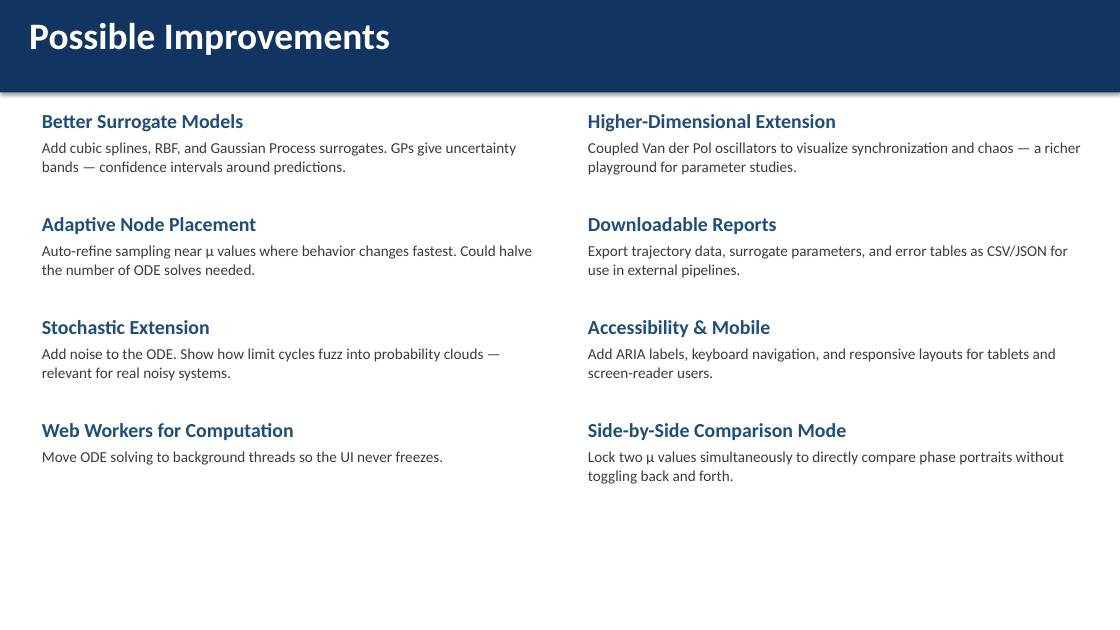
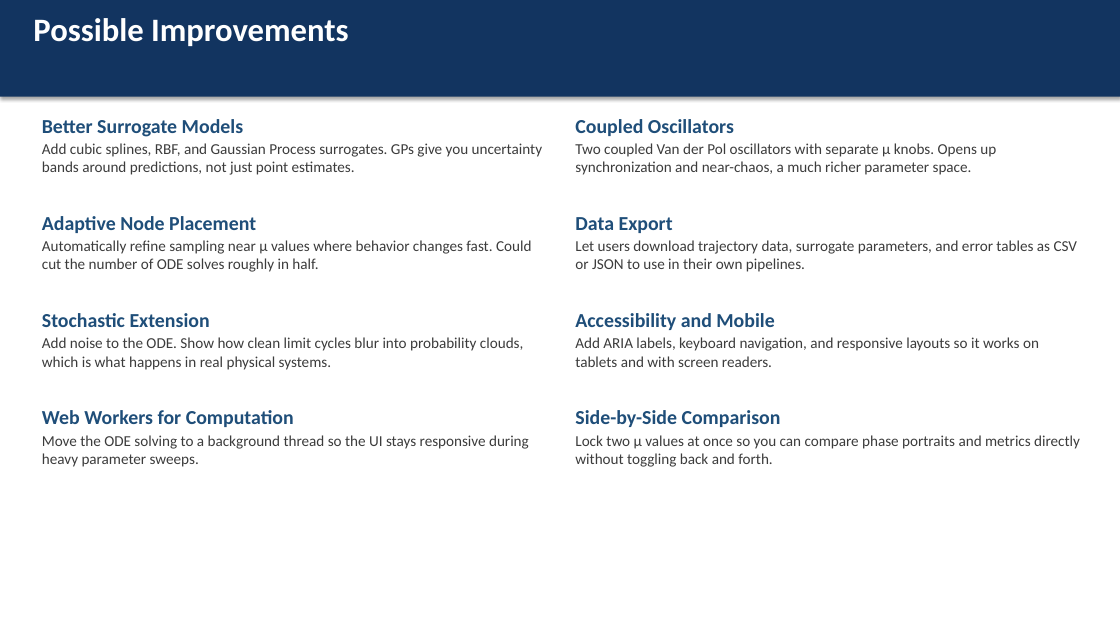
Before and after one commit to gfranco008/cis568, a slide deck: slide 14 of Final/Van_der_Pol_Visualization_Presentation.pptx. Drawn at 1120x630 pixels with LibreOffice and Linux fonts; fonts in the diff are those of the drawing. Boxes give left, top, right and bottom in pixels: in the first picture for what was removed or moved away, otherwise in the second. Text is boxed around its words. In the diff, an @@ line names an element or a change of style, - is before the commit and + after.

```diff
--- a/Final/Van_der_Pol_Visualization_Presentation.pptx
+++ b/Final/Van_der_Pol_Visualization_Presentation.pptx
@@ rectangle: place and size @@
-rectangle at [0,0,1120,92]
+rectangle at [0,0,1120,97]
@@ text "Possible Improvements" at [33,18,348,46]: size 32 to 28 pt @@
@@ text at [42,119,294,427]: more space between paragraphs; less space between paragraphs @@
@@ text at [575,119,1080,467]: text changed @@
-Higher-Dimensional Extension
-Coupled Van der Pol oscillators to visualize synchronization and chaos — a richer playground for parameter studies.
-Downloadable Reports
-Export trajectory data, surrogate parameters, and error tables as CSV/JSON for use in external pipelines.
-Accessibility & Mobile
-Add ARIA labels, keyboard navigation, and responsive layouts for tablets and screen-reader users.
-Side-by-Side Comparison Mode
-Lock two μ values simultaneously to directly compare phase portraits without toggling back and forth.
+Coupled Oscillators
+Two coupled Van der Pol oscillators with separate μ knobs. Opens up synchronization and near-chaos, a much richer parameter space.
+Data Export
+Let users download trajectory data, surrogate parameters, and error tables as CSV or JSON to use in their own pipelines.
+Accessibility and Mobile
+Add ARIA labels, keyboard navigation, and responsive layouts so it works on tablets and with screen readers.
+Side-by-Side Comparison
+Lock two μ values at once so you can compare phase portraits and metrics directly without toggling back and forth.
@@ text at [42,143,542,175]: text changed @@
-Add cubic splines, RBF, and Gaussian Process surrogates. GPs give uncertainty bands — confidence intervals around predictions.
+Add cubic splines, RBF, and Gaussian Process surrogates. GPs give you uncertainty bands around predictions, not just point estimates.
@@ text at [42,240,531,272]: text changed @@
-Auto-refine sampling near μ values where behavior changes fastest. Could halve the number of ODE solves needed.
+Automatically refine sampling near μ values where behavior changes fast. Could cut the number of ODE solves roughly in half.
@@ text at [42,337,523,370]: text changed @@
-Add noise to the ODE. Show how limit cycles fuzz into probability clouds — relevant for real noisy systems.
+Add noise to the ODE. Show how clean limit cycles blur into probability clouds, which is what happens in real physical systems.
@@ text at [42,435,529,467]: text changed @@
-Move ODE solving to background threads so the UI never freezes.
+Move the ODE solving to a background thread so the UI stays responsive during heavy parameter sweeps.
```
Also in this commit, not shown: 13 other slides changed.
